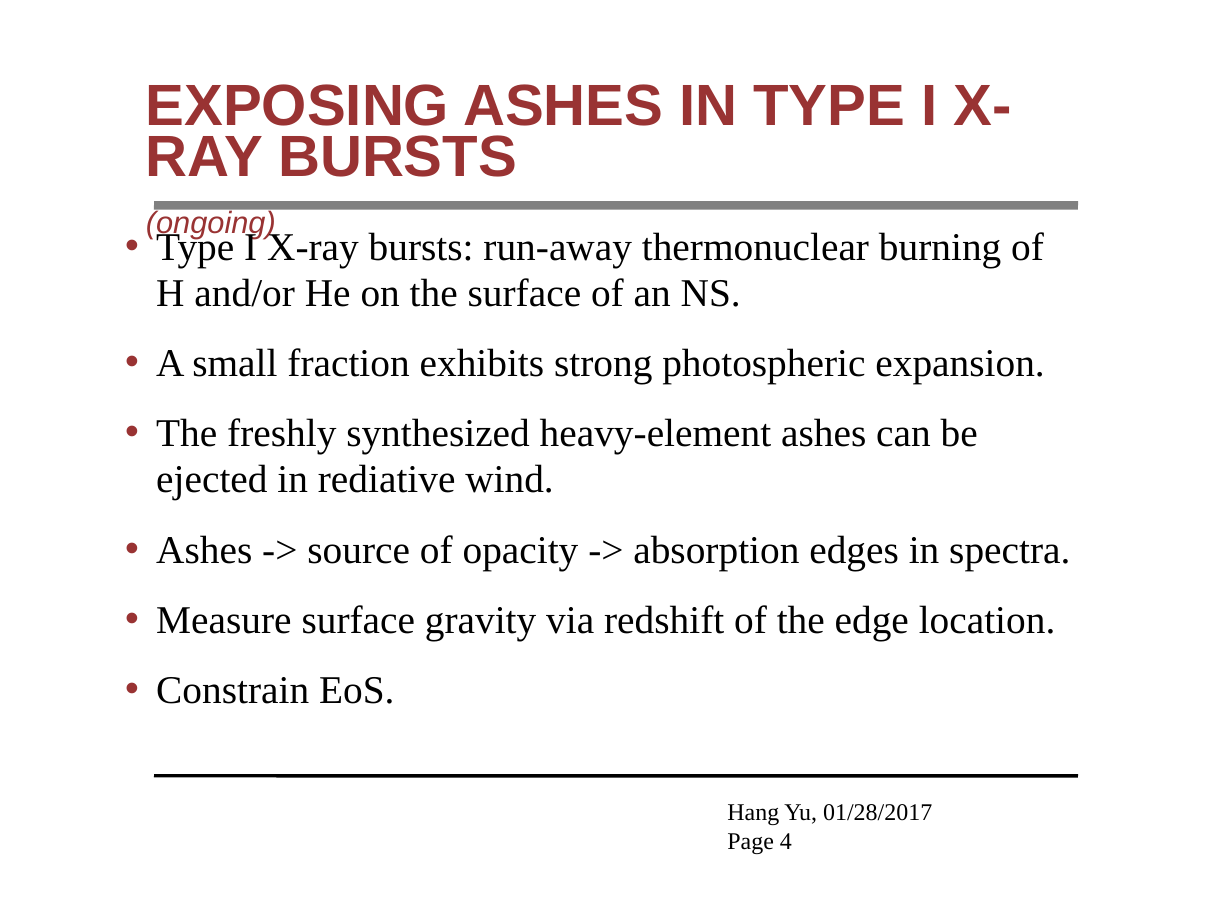
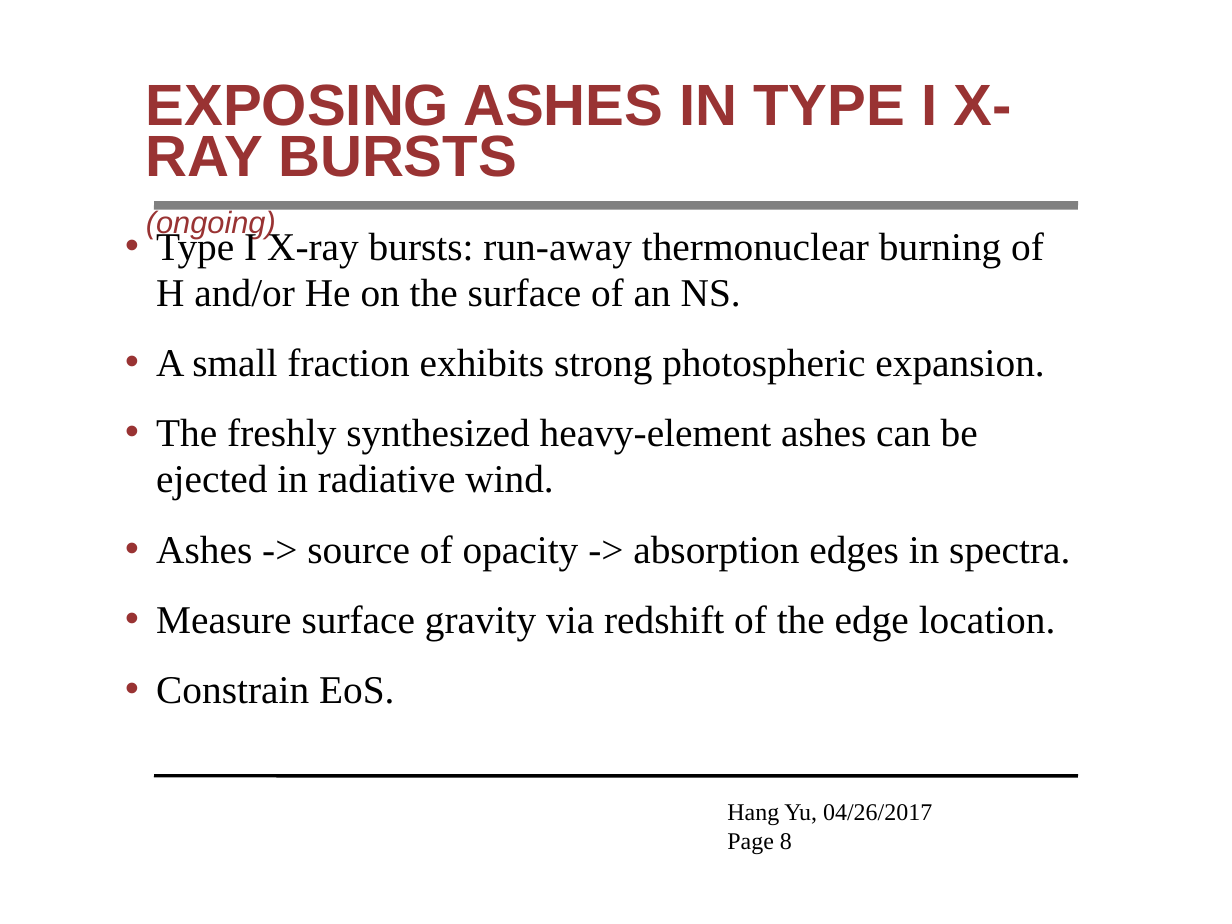
Before and after one commit to hangyu45/HangYuThesis, a slide deck: slide 8 of proposal/thesisproposal.pptx (slide 4 before the commit). Drawn at 1232x924 pixels with LibreOffice and Linux fonts; fonts in the diff are those of the drawing; background and template pictures are left out. Boxes give left, top, right and bottom in pixels: in the first picture for what was removed or moved away, otherwise in the second. Text is boxed around its words. In the diff, an @@ line names an element or a change of style, - is before the commit and + after.

```diff
--- a/proposal/thesisproposal.pptx
+++ b/proposal/thesisproposal.pptx
@@ text at <box>156,418,978,501</box>: text changed @@
-• The freshly synthesized heavy-element ashes can be ejected in rediative wind.
+• The freshly synthesized heavy-element ashes can be ejected in radiative wind.
@@ text at <box>727,804,932,854</box>: text changed @@
-Hang Yu, 01/28/2017
-Page 4
+Hang Yu, 04/26/2017
+Page 8
```
Also in this commit, not shown: 7 other slides changed, 2 slides added, 1 other file.
